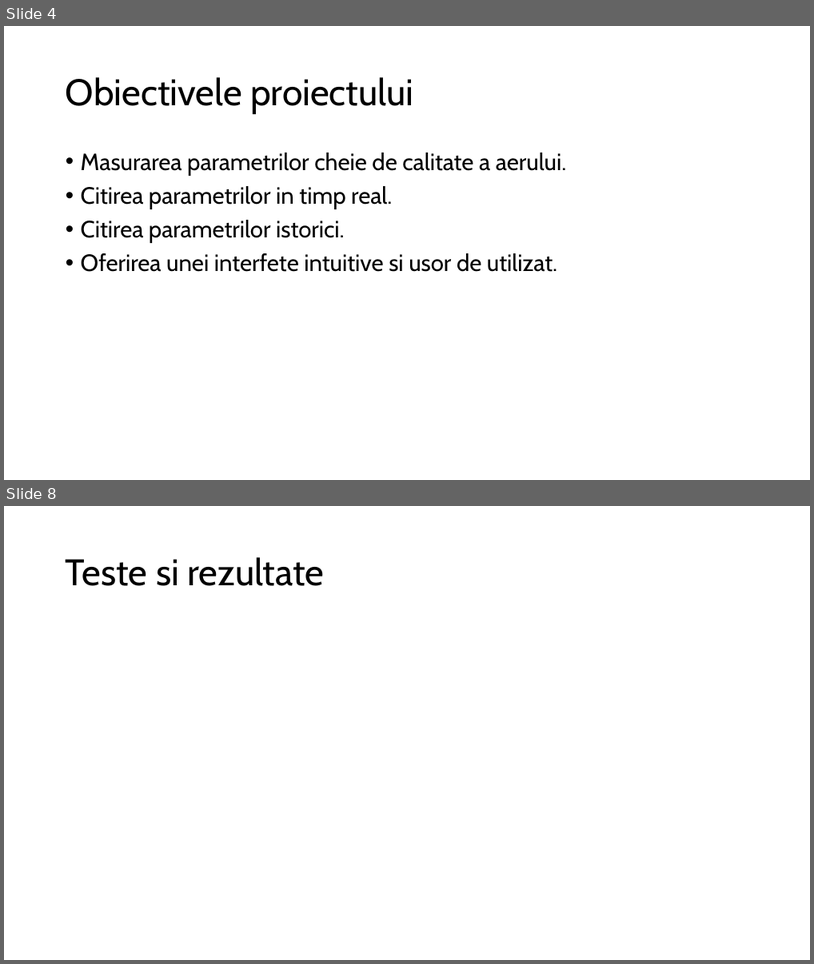
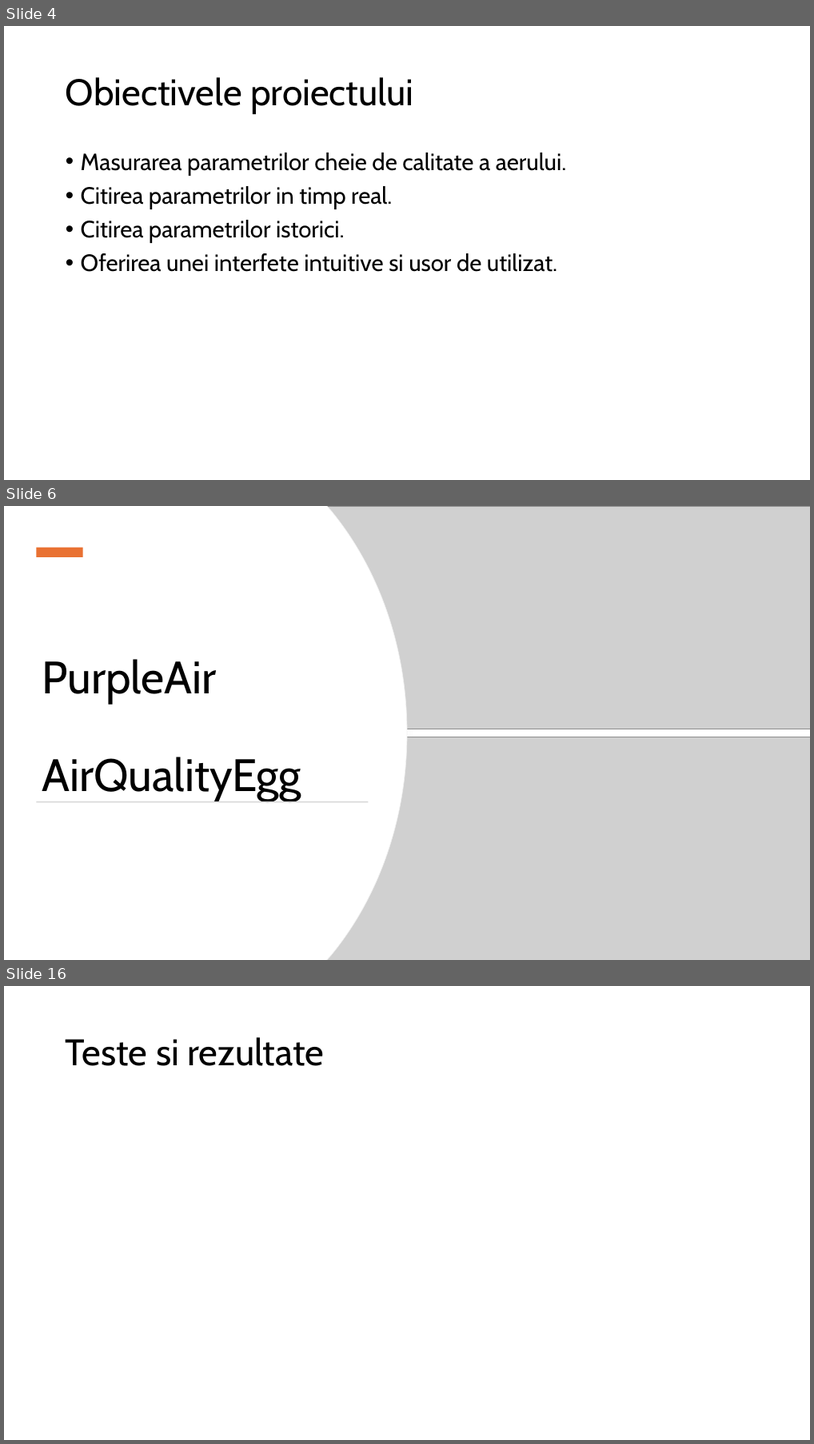
Before and after one commit to Coposescu/IoTDocumentation, a slide deck: Coposescu_Mihai_Octavian_prezentare.pptx. Shown one above the other, each under a label of ours: slides 4 and 8 before the commit, slides 4, 6 and 16 after it; the slides between them are not shown. The pictures are 814x964 and 814x1444 pixels, drawn with LibreOffice and Linux fonts; fonts in the diff are those of the drawing; grey boxes stand for pictures. Boxes give left, top, right and bottom in pixels: in the first picture for what was removed or moved away, otherwise in the second. Text is boxed around its words. In the diff, an @@ line names an element or a change of style, - is before the commit and + after.

```diff
--- a/Coposescu_Mihai_Octavian_prezentare.pptx
+++ b/Coposescu_Mihai_Octavian_prezentare.pptx
@@ slide 6 added at bbox=[4, 506, 810, 960], background #FFFFFF @@
@@ freeform shape added at bbox=[4, 506, 407, 960], fill #FFFFFF, outline #EFEFEF 0.75 pt @@
@@ freeform shape added at bbox=[4, 506, 407, 960], fill #FFFFFF @@
@@ picture added at bbox=[327, 506, 810, 728] @@
@@ rectangle added at bbox=[36, 548, 83, 557], fill #E97132 @@
@@ title added at bbox=[42, 659, 302, 801], 54 pt, text #000000 @@
+PurpleAir
+AirQualityEgg
@@ picture added at bbox=[327, 737, 810, 960] @@
@@ rectangle added at bbox=[36, 801, 368, 803], fill #D5D5D5 @@
@@ what was slide 8 is now slide 16 @@
```
Also in this commit, not shown: 3 slides changed, 7 other slides added.
